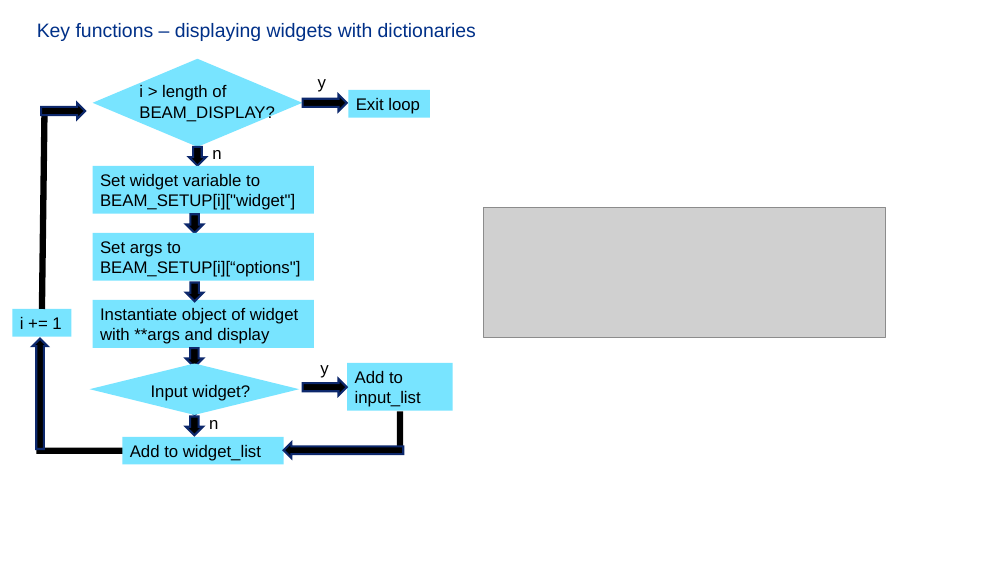
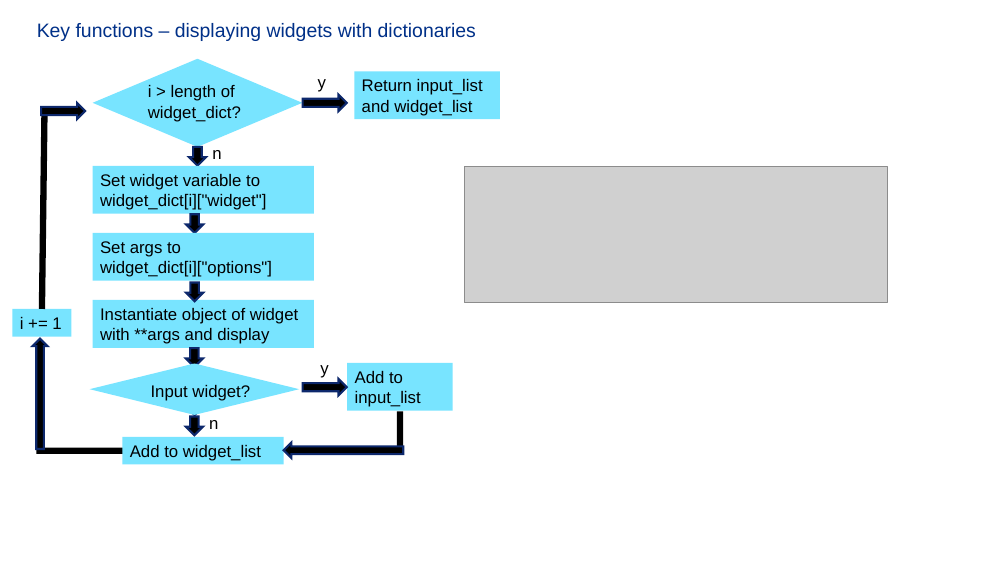
Before and after one commit to ErinW44/OPAL_GUI, a slide deck: slide 25 of GUI_powerpoint.pptx. Drawn at 1008x567 pixels with LibreOffice and Linux fonts; fonts in the diff are those of the drawing; grey boxes stand for pictures; background and template pictures are left out. Boxes give left, top, right and bottom in pixels: in the first picture for what was removed or moved away, otherwise in the second. Text is boxed around its words. In the diff, an @@ line names an element or a change of style, - is before the commit and + after.

```diff
--- a/GUI_powerpoint.pptx
+++ b/GUI_powerpoint.pptx
@@ text at (148, 85, 241, 122): text changed @@
-i > length of BEAM_DISPLAY?
+i > length of widget_dict?
@@ rectangle added at (355, 71, 501, 119), fill #78E4FF, 16 pt, text #000000 @@
+Return input_list and widget_list
@@ rectangle removed at (349, 90, 430, 118) @@
-Exit loop
@@ text in rectangle at (100, 174, 266, 210): text changed @@
-Set widget variable to BEAM_SETUP[i]["widget"]
+Set widget variable to widget_dict[i]["widget"]
@@ picture: place and size @@
-picture at (483, 207, 885, 337)
+picture at (464, 166, 887, 302)
@@ text in rectangle at (100, 241, 272, 277): text changed @@
-Set args to BEAM_SETUP[i][“options"]
+Set args to
+widget_dict[i]["options"]
```
Also in this commit, not shown: 3 other slides changed.
